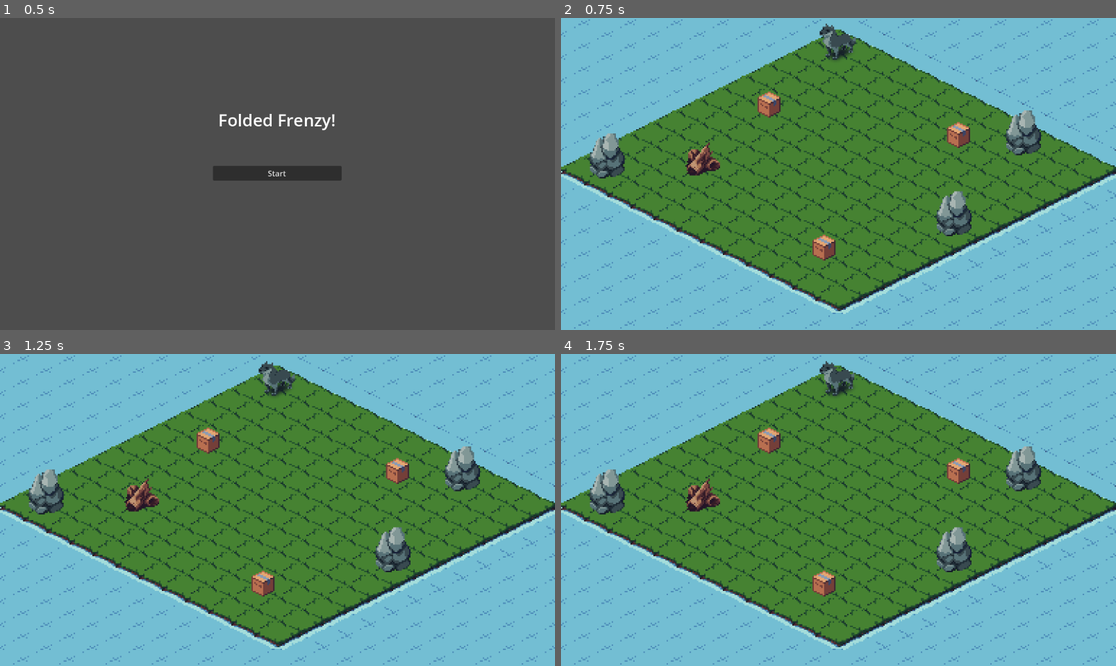
Above: before the commit, frames 1-4 (two rows, left to right).
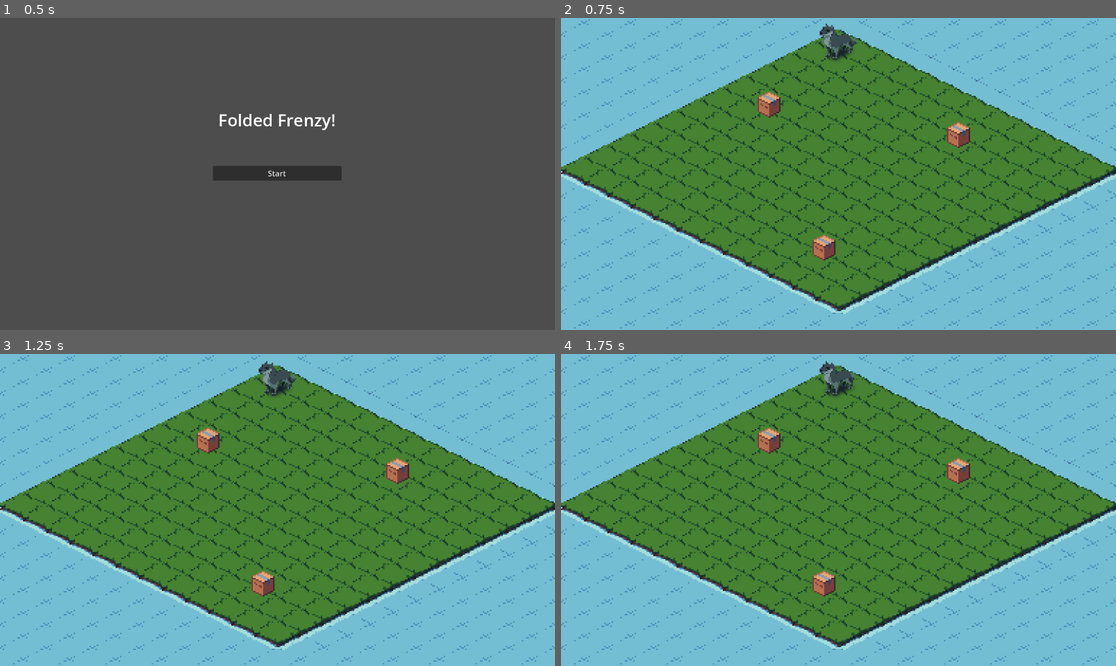
Above: after the commit, the same moments.

Repository: emilykrohn/FoldedFrenzy
Game: Godot game, scene res://Scenes/MainMenu/main_menu.tscn
The game is run twice, just before and just after one commit, with the same random seed, the same clock (stepped at 60 frames per second) and the same inputs.
Inputs (mouse positions are in pixels of both pictures, inside the frame that each line leads up to):
- Up to frame 1 (0.5 s): no input
- Up to frame 2 (0.75 s): click "Start" at 0.5 s
- Up to frame 3 (1.25 s): no input
- Up to frame 4 (1.75 s): move the mouse to (960, 494) at 1.27 s; hold Right (ui_right) from 1.28 s (still down); click (960, 494) at 1.42 s; tap Space at 1.52 s

Frame 1 is identical in both runs. In frame 2, 2.5% of the frame differs, in the area x 5-87%, y 29-70%; in frame 3, 2.5%; in frame 4, 2.5%.

Commit message:
Restart menu shows when died

Diff:
--- a/Scenes/Game/main.tscn
+++ b/Scenes/Game/main.tscn
@@ -1,8 +1,9 @@
-[gd_scene load_steps=6 format=3 uid="uid://cacx2ssg873ai"]
+[gd_scene load_steps=7 format=3 uid="uid://cacx2ssg873ai"]
 
 [ext_resource type="Texture2D" uid="uid://bekl61w57ow7b" path="res://Art/isometric tileset/spritesheet.png" id="1_3myya"]
 [ext_resource type="PackedScene" uid="uid://dpo4ehchb8rhu" path="res://Scenes/Game/Player/player.tscn" id="3_j0ou4"]
 [ext_resource type="PackedScene" uid="uid://dmye257e6ggo6" path="res://Scenes/Game/Box/box.tscn" id="4_5stpy"]
+[ext_resource type="Script" path="res://Scripts/Game/Control.gd" id="4_yh28q"]
 
 [sub_resource type="TileSetAtlasSource" id="TileSetAtlasSource_jl3kj"]
 texture = ExtResource("1_3myya")
@@ -637,7 +638,7 @@
 layer_1/y_sort_enabled = true
 layer_1/y_sort_origin = 0
 layer_1/z_index = 1
-layer_1/tile_data = PackedInt32Array(458755, 589824, 5, 917506, 589824, 5, 655354, 589824, 5, 655356, 327680, 4)
+layer_1/tile_data = PackedInt32Array()
 
 [node name="Camera2D" type="Camera2D" parent="."]
 position = Vector2(0, 92)
@@ -656,3 +657,52 @@
 
 [node name="Box3" parent="Boxes" instance=ExtResource("4_5stpy")]
 position = Vector2(-10, 143)
+
+[node name="Control" type="Control" parent="."]
+visible = false
+z_index = 1
+layout_mode = 3
+anchors_preset = 0
+offset_left = -192.0
+offset_top = -16.0
+offset_right = 192.0
+offset_bottom = 200.0
+script = ExtResource("4_yh28q")
+
+[node name="Panel" type="Panel" parent="Control"]
+layout_mode = 0
+offset_right = 389.0
+offset_bottom = 223.0
+
+[node name="Label" type="Label" parent="Control"]
+layout_mode = 1
+anchors_preset = 8
+anchor_left = 0.5
+anchor_top = 0.5
+anchor_right = 0.5
+anchor_bottom = 0.5
+offset_left = -43.5
+offset_top = -52.0
+offset_right = 43.5
+offset_bottom = -26.0
+grow_horizontal = 2
+grow_vertical = 2
+text = "Game Over"
+
+[node name="Button" type="Button" parent="Control"]
+layout_mode = 1
+anchors_preset = 8
+anchor_left = 0.5
+anchor_top = 0.5
+anchor_right = 0.5
+anchor_bottom = 0.5
+offset_left = -22.0
+offset_top = -11.0
+offset_right = 22.0
+offset_bottom = 11.0
+grow_horizontal = 2
+grow_vertical = 2
+theme_override_font_sizes/font_size = 10
+text = "Restart"
+
+[connection signal="pressed" from="Control/Button" to="Control" method="_on_button_pressed"]
--- /dev/null
+++ b/Scripts/Game/Control.gd
@@ -0,0 +1,4 @@
+extends Control
+
+func _on_button_pressed():
+	get_tree().reload_current_scene()
--- a/Scripts/Game/Player/player.gd
+++ b/Scripts/Game/Player/player.gd
@@ -13,6 +13,6 @@
 		else:
 			$%PlayerAnimation.stop_animation()
 	else:
-		get_tree().paused = true
+		$"../Control".set_visible(true)
 
 	move_and_slide()
